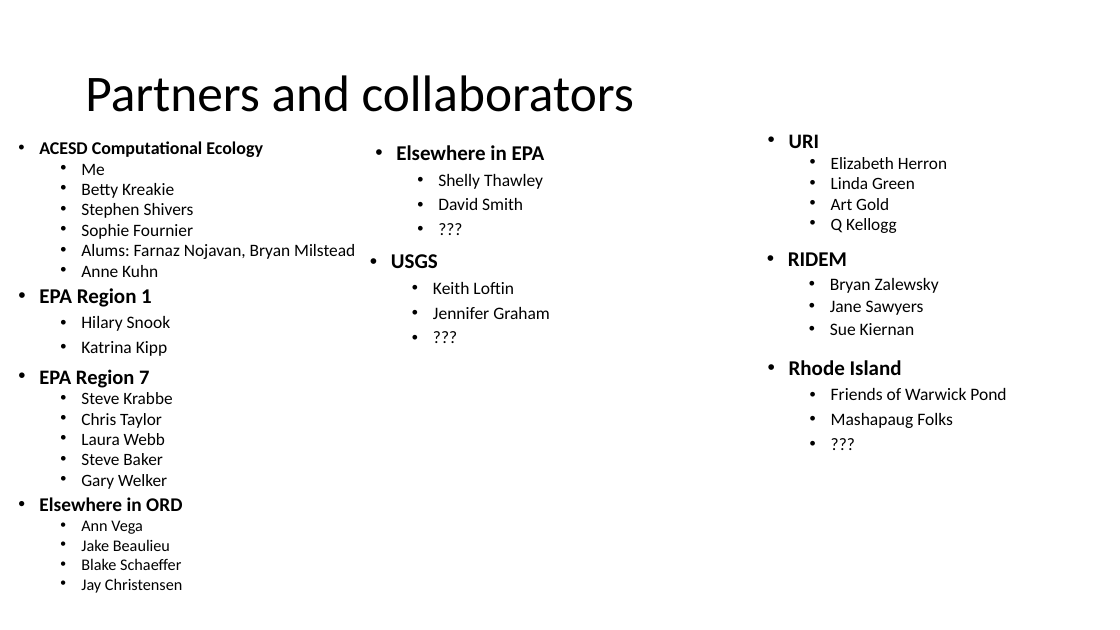
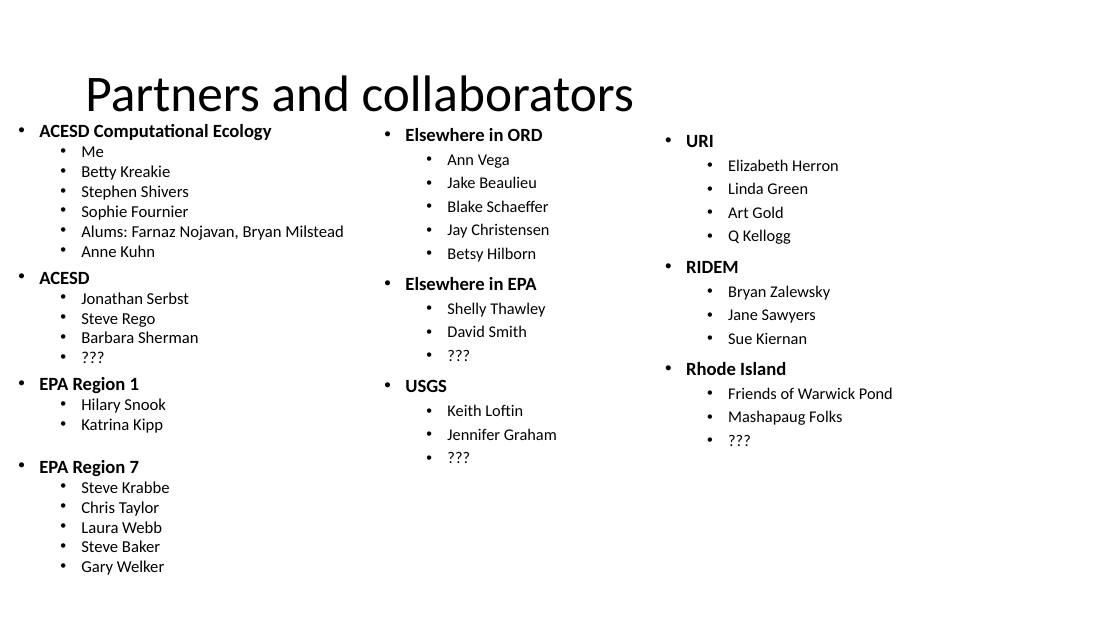
Before and after one commit to jhollist/eco_with_computers, a slide deck: slide 2 of hollister_eco_with_computers.pptx. Drawn at 1120x630 pixels with LibreOffice and Linux fonts; fonts in the diff are those of the drawing. Boxes give left, top, right and bottom in pixels: in the first picture for what was removed or moved away, otherwise in the second. Text is boxed around its words. In the diff, an @@ line names an element or a change of style, - is before the commit and + after.

Commit message:
more

```diff
--- a/hollister_eco_with_computers.pptx
+++ b/hollister_eco_with_computers.pptx
@@ text "ACESD Computational Ecology": place and size @@
-text "ACESD Computational Ecology" at [39, 141, 355, 277]
+text "ACESD Computational Ecology" at [39, 124, 344, 575]
@@ text at [39, 124, 344, 257]: size 15.4 to 16 pt in "ACESD Computational Ecology"; size 14.9 to 14.3 pt in "Me", "Betty Kreakie", "Stephen Shivers", "Sophie Fournier" and 2 more places @@
@@ text "Elsewhere in ORD": place and size @@
-text "Elsewhere in ORD" at [39, 497, 182, 593]
+text "Elsewhere in ORD" at [405, 128, 557, 440]
@@ text removed at [396, 145, 545, 210] @@
-• Elsewhere in EPA
-  • Shelly Thawley
-  • David Smith
-  • ???
@@ text at [405, 128, 549, 238]: size 16.6 to 16 pt in "Elsewhere in ORD"; size 13.9 to 14 pt in "Ann Vega", "Jake Beaulieu", "Blake Schaeffer", "Jay Christensen"; line spacing 0.7 to 0.9 @@
@@ text "URI": place and size @@
-text "URI" at [789, 134, 947, 233]
+text "URI" at [686, 135, 893, 425]
@@ text at [686, 135, 839, 244]: size 17.6 to 16 pt in "URI"; size 14.8 to 14 pt in "Elizabeth Herron", "Linda Green", "Art Gold", "Q Kellogg"; line spacing 0.7 to 0.9 @@
@@ text removed at [391, 254, 550, 319] @@
-• USGS
-  • Keith Loftin
-  • Jennifer Graham
-  • ???
@@ text at [405, 247, 557, 440]: paragraphs added @@
+  • Betsy Hilborn
+• Elsewhere in EPA
+  • Shelly Thawley
+  • David Smith
+  • ???
+• USGS
+  • Keith Loftin
+  • Jennifer Graham
+  • ???
@@ text at [686, 261, 893, 425]: paragraphs added @@
+• RIDEM
+  • Bryan Zalewsky
+  • Jane Sawyers
+  • Sue Kiernan
+• Rhode Island
+  • Friends of Warwick Pond
+  • Mashapaug Folks
+  • ???
@@ text removed at [788, 252, 939, 335] @@
-• RIDEM
-  • Bryan Zalewsky
-  • Jane Sawyers
-  • Sue Kiernan
@@ text at [39, 271, 198, 575]: paragraphs added @@
+• ACESD
+  • Jonathan Serbst
+  • Steve Rego
+  • Barbara Sherman
+  • ???
+• EPA Region 1
+  • Hilary Snook
+  • Katrina Kipp
+• EPA Region 7
+  • Steve Krabbe
+  • Chris Taylor
+  • Laura Webb
+  • Steve Baker
+  • Gary Welker
@@ text removed at [39, 288, 171, 356] @@
-• EPA Region 1
-  • Hilary Snook
-  • Katrina Kipp
@@ text removed at [39, 369, 172, 489] @@
-• EPA Region 7
-  • Steve Krabbe
-  • Chris Taylor
-  • Laura Webb
-  • Steve Baker
-  • Gary Welker
@@ text removed at [789, 360, 1006, 428] @@
-• Rhode Island
-  • Friends of Warwick Pond
-  • Mashapaug Folks
-  • ???
```
Also in this commit, not shown: 3 other slides changed.
